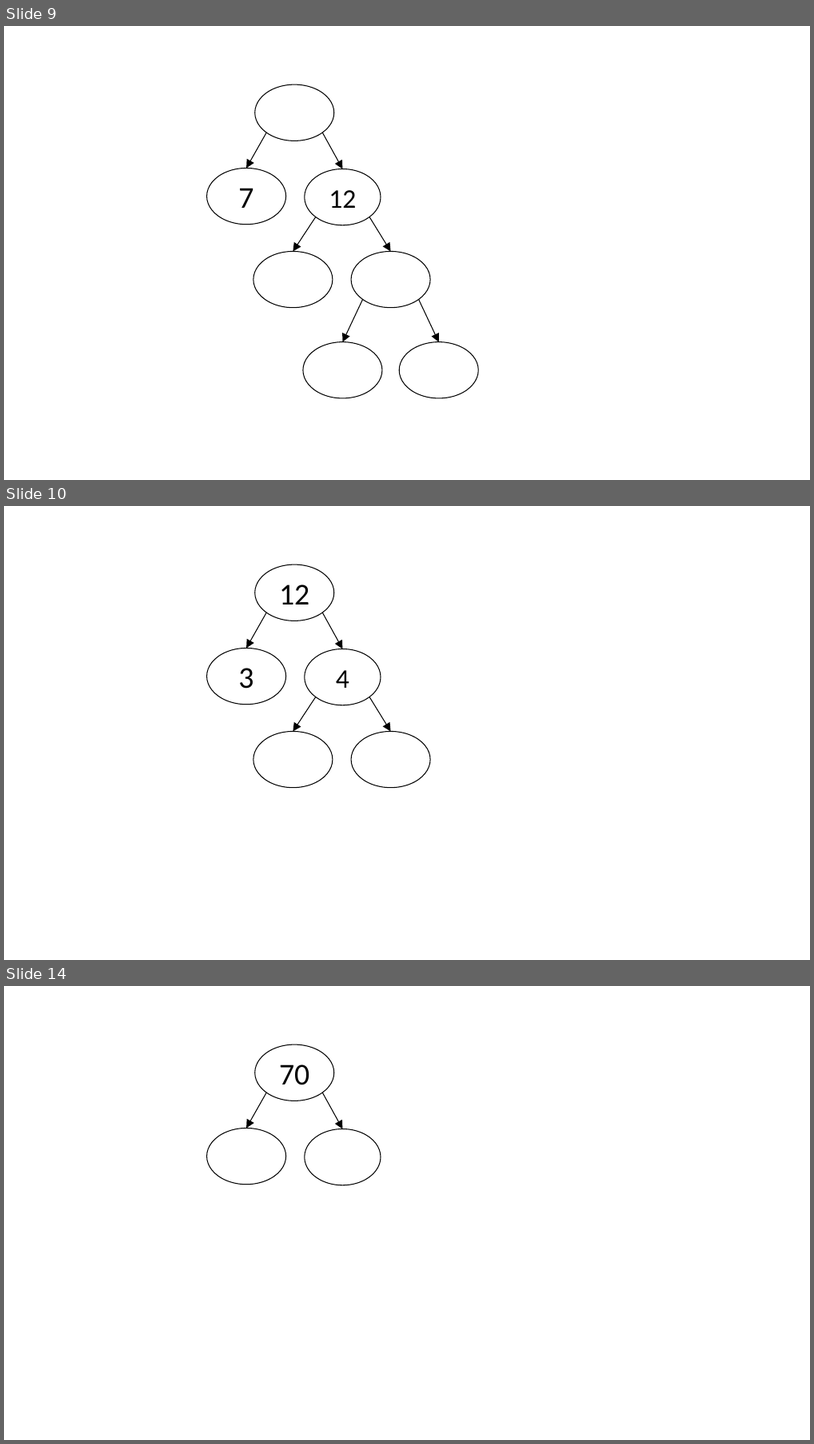
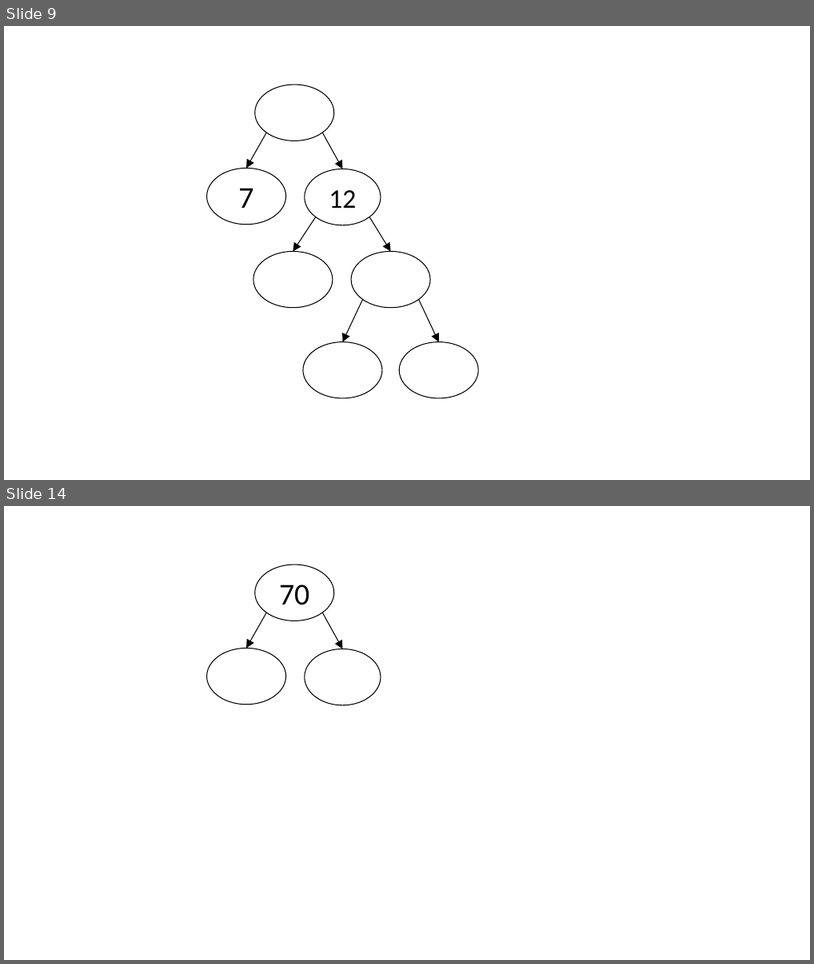
Before and after one commit to JanneVenhoEdu/JanneVenhoEdu.github.io, a slide deck: ma7/j2/p/04-alkuluvut/ma7j2_reppu_tekijapuu.pptx. Shown one above the other, each under a label of ours: slides 9, 10 and 14 before the commit, slides 9 and 14 after it; the slides between them are not shown. The pictures are 814x1444 and 814x964 pixels, drawn with LibreOffice and Linux fonts; fonts in the diff are those of the drawing. Boxes give left, top, right and bottom in pixels: in the first picture for what was removed or moved away, otherwise in the second. Text is boxed around its words. In the diff, an @@ line names an element or a change of style, - is before the commit and + after.

```diff
--- a/ma7/j2/p/04-alkuluvut/ma7j2_reppu_tekijapuu.pptx
+++ b/ma7/j2/p/04-alkuluvut/ma7j2_reppu_tekijapuu.pptx
@@ slide 10 removed at <box>4,506,810,960</box>, background #FFFFFF @@
@@ ellipse removed at <box>255,564,334,621</box> @@
-12
@@ arrow removed from (266, 612) to (246, 648) @@
@@ arrow removed from (323, 612) to (342, 648) @@
@@ ellipse removed at <box>206,648,286,704</box> @@
-3
@@ ellipse removed at <box>305,648,381,705</box> @@
-4
@@ arrow removed from (316, 696) to (293, 731) @@
@@ arrow removed from (370, 696) to (391, 731) @@
@@ ellipse removed at <box>254,731,333,788</box> @@
@@ ellipse removed at <box>351,731,430,788</box> @@
```
Also in this commit, not shown: 6 slides changed, 5 slides added, 1 other slide removed.
